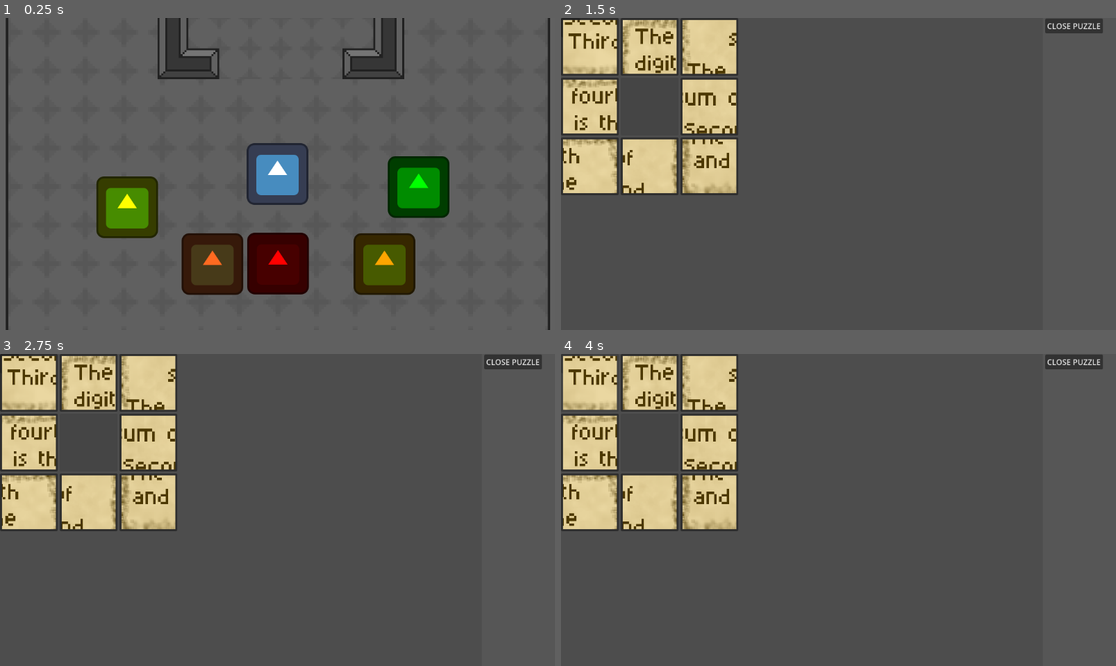
Above: before the commit, frames 1-4 (two rows, left to right).
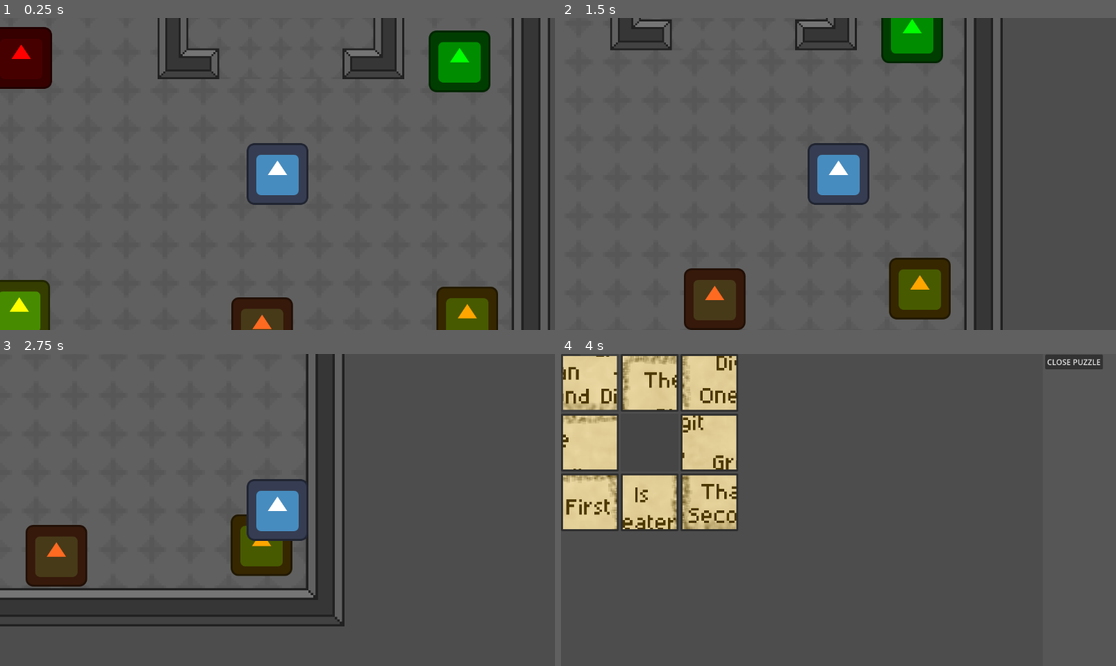
Above: after the commit, the same moments.

Repository: jphulse/591_escape_room
Game: Godot game, scene res://main/main.tscn
Same seed, same stepped clock (60 frames per second), same inputs: the game is played once before the commit and once after it. The engine's default icon, where the game draws it, is replaced by a stand-in: a white triangle on a blue panel in a dark square.
Inputs (mouse positions are in pixels of both pictures, inside the frame that each line leads up to):
- Up to frame 1 (0.25 s): no input
- Up to frame 2 (1.5 s): tap Enter at 0.5 s; move the mouse to (960, 158) at 0.52 s; hold D (move_right) 0.53-1.28 s; tap E (interact) at 0.6, 1.35 s; click (960, 158) at 0.67 s; move the mouse to (727, 189) at 1.27 s; hold S (move_down) from 1.28 s (still down)
- Up to frame 3 (2.75 s): move the mouse to (333, 441) at 2.02 s; release S (move_down) at 2.03 s; hold D (move_right) from 2.03 s (still down); tap E (interact) at 2.1 s
- Up to frame 4 (4 s): move the mouse to (810, 572) at 2.77 s; release D (move_right) at 2.78 s; hold W (move_up) 2.78-3.5 s; tap E (interact) at 2.85 s; click (810, 572) at 2.92 s; click (588, 382) at 3.52 s

The runs differ from the first frame. In frame 1, 23% of the frame differs, in the area x 0-98%, y 0-100%; in frame 2, 26%; in frame 3, 26%; in frame 4, 3.0%.

Commit message:
Fixed Charlie's Puzzle

Diff:
--- a/escape-room/interactable/test_objects/test_interactable.gd
+++ b/escape-room/interactable/test_objects/test_interactable.gd
@@ -1 +1,12 @@
 extends Interactable
+
+@export var solved_picture_scene: PackedScene
+
+var solved := false
+
+func on_puzzle_solved() -> void:
+	if solved:
+		return
+
+	solved = true
+	puzzle_scene = solved_picture_scene
--- /dev/null
+++ b/escape-room/levels/charlie_wing/puzzles/SlidingPicturePuzzle/SolvedSlidingPictureScene1.tscn
@@ -0,0 +1,38 @@
+[gd_scene format=3 uid="uid://de4xtpkiyduvg"]
+
+[ext_resource type="Script" uid="uid://d01oas8o7akvu" path="res://levels/charlie_wing/puzzles/SlidingPicturePuzzle/solved_sliding_picture_scene.gd" id="1_nks1a"]
+[ext_resource type="Texture2D" uid="uid://bnvflbygg8oe1" path="res://levels/charlie_wing/rooms/Images/FirstHint.png" id="2_7g5fo"]
+
+[node name="SolvedSlidingPictureScene" type="Node" unique_id=1143374251]
+script = ExtResource("1_nks1a")
+solved_image = ExtResource("2_7g5fo")
+metadata/_custom_type_script = "uid://dc2f6gf80707h"
+
+[node name="Control" type="Control" parent="." unique_id=389587528]
+layout_mode = 3
+anchors_preset = 15
+anchor_right = 1.0
+anchor_bottom = 1.0
+grow_horizontal = 2
+grow_vertical = 2
+
+[node name="Panel" type="Panel" parent="Control" unique_id=293254966]
+layout_mode = 1
+anchors_preset = 15
+anchor_right = 1.0
+anchor_bottom = 1.0
+grow_horizontal = 2
+grow_vertical = 2
+
+[node name="MarginContainer" type="MarginContainer" parent="Control/Panel" unique_id=236143786]
+layout_mode = 1
+anchors_preset = 15
+anchor_right = 1.0
+anchor_bottom = 1.0
+grow_horizontal = 2
+grow_vertical = 2
+
+[node name="TextureRect" type="TextureRect" parent="Control/Panel/MarginContainer" unique_id=1979279988]
+layout_mode = 2
+texture = ExtResource("2_7g5fo")
+expand_mode = 3
--- /dev/null
+++ b/escape-room/levels/charlie_wing/puzzles/SlidingPicturePuzzle/SolvedSlidingPictureScene2.tscn
@@ -0,0 +1,39 @@
+[gd_scene format=3 uid="uid://cd667tr1y6iy7"]
+
+[ext_resource type="Script" uid="uid://d01oas8o7akvu" path="res://levels/charlie_wing/puzzles/SlidingPicturePuzzle/solved_sliding_picture_scene.gd" id="1_rtowp"]
+[ext_resource type="Texture2D" uid="uid://0cdm87esxomv" path="res://levels/charlie_wing/rooms/Images/SecondHint.png" id="2_ksc5h"]
+[ext_resource type="Texture2D" uid="uid://bnvflbygg8oe1" path="res://levels/charlie_wing/rooms/Images/FirstHint.png" id="3_1vrcy"]
+
+[node name="SolvedSlidingPictureScene" type="Node" unique_id=1143374251]
+script = ExtResource("1_rtowp")
+solved_image = ExtResource("2_ksc5h")
+metadata/_custom_type_script = "uid://dc2f6gf80707h"
+
+[node name="Control" type="Control" parent="." unique_id=389587528]
+layout_mode = 3
+anchors_preset = 15
+anchor_right = 1.0
+anchor_bottom = 1.0
+grow_horizontal = 2
+grow_vertical = 2
+
+[node name="Panel" type="Panel" parent="Control" unique_id=293254966]
+layout_mode = 1
+anchors_preset = 15
+anchor_right = 1.0
+anchor_bottom = 1.0
+grow_horizontal = 2
+grow_vertical = 2
+
+[node name="MarginContainer" type="MarginContainer" parent="Control/Panel" unique_id=236143786]
+layout_mode = 1
+anchors_preset = 15
+anchor_right = 1.0
+anchor_bottom = 1.0
+grow_horizontal = 2
+grow_vertical = 2
+
+[node name="TextureRect" type="TextureRect" parent="Control/Panel/MarginContainer" unique_id=1979279988]
+layout_mode = 2
+texture = ExtResource("3_1vrcy")
+expand_mode = 3
--- /dev/null
+++ b/escape-room/levels/charlie_wing/puzzles/SlidingPicturePuzzle/SolvedSlidingPictureScene3.tscn
@@ -0,0 +1,39 @@
+[gd_scene format=3 uid="uid://wyd1pr4b4q35"]
+
+[ext_resource type="Script" uid="uid://d01oas8o7akvu" path="res://levels/charlie_wing/puzzles/SlidingPicturePuzzle/solved_sliding_picture_scene.gd" id="1_d7r78"]
+[ext_resource type="Texture2D" uid="uid://dcf7f65637ywd" path="res://levels/charlie_wing/rooms/Images/ThirdHint.png" id="2_f3pqx"]
+[ext_resource type="Texture2D" uid="uid://0cdm87esxomv" path="res://levels/charlie_wing/rooms/Images/SecondHint.png" id="3_pyq2g"]
+
+[node name="SolvedSlidingPictureScene" type="Node" unique_id=1143374251]
+script = ExtResource("1_d7r78")
+solved_image = ExtResource("2_f3pqx")
+metadata/_custom_type_script = "uid://dc2f6gf80707h"
+
+[node name="Control" type="Control" parent="." unique_id=389587528]
+layout_mode = 3
+anchors_preset = 15
+anchor_right = 1.0
+anchor_bottom = 1.0
+grow_horizontal = 2
+grow_vertical = 2
+
+[node name="Panel" type="Panel" parent="Control" unique_id=293254966]
+layout_mode = 1
+anchors_preset = 15
+anchor_right = 1.0
+anchor_bottom = 1.0
+grow_horizontal = 2
+grow_vertical = 2
+
+[node name="MarginContainer" type="MarginContainer" parent="Control/Panel" unique_id=236143786]
+layout_mode = 1
+anchors_preset = 15
+anchor_right = 1.0
+anchor_bottom = 1.0
+grow_horizontal = 2
+grow_vertical = 2
+
+[node name="TextureRect" type="TextureRect" parent="Control/Panel/MarginContainer" unique_id=1979279988]
+layout_mode = 2
+texture = ExtResource("3_pyq2g")
+expand_mode = 3
--- /dev/null
+++ b/escape-room/levels/charlie_wing/puzzles/SlidingPicturePuzzle/SolvedSlidingPictureScene4.tscn
@@ -0,0 +1,40 @@
+[gd_scene format=3 uid="uid://dho3xa5tbdjoo"]
+
+[ext_resource type="Script" uid="uid://d01oas8o7akvu" path="res://levels/charlie_wing/puzzles/SlidingPicturePuzzle/solved_sliding_picture_scene.gd" id="1_1w2il"]
+[ext_resource type="Texture2D" uid="uid://nh2lys2v5jgi" path="res://levels/charlie_wing/rooms/Images/FourthHint.png" id="2_qr5ls"]
+[ext_resource type="Texture2D" uid="uid://bnvflbygg8oe1" path="res://levels/charlie_wing/rooms/Images/FirstHint.png" id="3_sq6hi"]
+
+[node name="SolvedSlidingPictureScene" type="Node" unique_id=1143374251]
+script = ExtResource("1_1w2il")
+solved_image = ExtResource("2_qr5ls")
+metadata/_custom_type_script = "uid://dc2f6gf80707h"
+
+[node name="Control" type="Control" parent="." unique_id=389587528]
+layout_mode = 3
+anchors_preset = 15
+anchor_right = 1.0
+anchor_bottom = 1.0
+grow_horizontal = 2
+grow_vertical = 2
+
+[node name="Panel" type="Panel" parent="Control" unique_id=293254966]
+layout_mode = 1
+anchors_preset = 15
+anchor_right = 1.0
+anchor_bottom = 1.0
+grow_horizontal = 2
+grow_vertical = 2
+
+[node name="MarginContainer" type="MarginContainer" parent="Control/Panel" unique_id=236143786]
+layout_mode = 1
+anchors_preset = 15
+anchor_right = 1.0
+anchor_bottom = 1.0
+grow_horizontal = 2
+grow_vertical = 2
+
+[node name="TextureRect" type="TextureRect" parent="Control/Panel/MarginContainer" unique_id=1979279988]
+layout_mode = 2
+texture = ExtResource("3_sq6hi")
+expand_mode = 3
+stretch_mode = 5
--- /dev/null
+++ b/escape-room/levels/charlie_wing/puzzles/SlidingPicturePuzzle/solved_sliding_picture_scene.gd
@@ -0,0 +1,9 @@
+extends Puzzle
+
+@export var solved_image: Texture2D
+
+@onready var texture_rect: TextureRect = $Control/Panel/MarginContainer/TextureRect
+
+func _ready() -> void:
+	super._ready()
+	texture_rect.texture = solved_image
--- a/escape-room/main/main.tscn
+++ b/escape-room/main/main.tscn
@@ -8,35 +8,44 @@
 [ext_resource type="PackedScene" uid="uid://k0o1knc8lp0t" path="res://levels/charlie_wing/rooms/SlidingPuzzleRoom.tscn" id="5_kfbq2"]
 [ext_resource type="Script" uid="uid://be4iddkkbsp6r" path="res://interactable/test_objects/test_interactable.gd" id="6_4dugh"]
 [ext_resource type="PackedScene" uid="uid://c2owxr0q4tj1c" path="res://levels/charlie_wing/puzzles/SlidingPicturePuzzle/SlidingPicturePuzzle2.tscn" id="7_bsumw"]
+[ext_resource type="PackedScene" uid="uid://de4xtpkiyduvg" path="res://levels/charlie_wing/puzzles/SlidingPicturePuzzle/SolvedSlidingPictureScene1.tscn" id="7_na0o7"]
+[ext_resource type="PackedScene" uid="uid://cd667tr1y6iy7" path="res://levels/charlie_wing/puzzles/SlidingPicturePuzzle/SolvedSlidingPictureScene2.tscn" id="8_73k8k"]
 [ext_resource type="PackedScene" uid="uid://poj2g6o73xeu" path="res://levels/charlie_wing/puzzles/SlidingPicturePuzzle/SlidingPicturePuzzle3.tscn" id="8_fwcvl"]
 [ext_resource type="PackedScene" uid="uid://bntkspokkj7au" path="res://levels/charlie_wing/puzzles/SlidingPicturePuzzle/SlidingPicturePuzzle4.tscn" id="9_na0o7"]
+[ext_resource type="PackedScene" uid="uid://wyd1pr4b4q35" path="res://levels/charlie_wing/puzzles/SlidingPicturePuzzle/SolvedSlidingPictureScene3.tscn" id="10_5xyti"]
 [ext_resource type="PackedScene" uid="uid://dpfe7tpm8axqx" path="res://levels/charlie_wing/puzzles/SlidingPicturePuzzle/Keypad.tscn" id="10_73k8k"]
 [ext_resource type="PackedScene" uid="uid://c1su7or0lwt6m" path="res://levels/anant_wing/rooms/anant_wing.tscn" id="11_fwcvl"]
+[ext_resource type="PackedScene" uid="uid://dho3xa5tbdjoo" path="res://levels/charlie_wing/puzzles/SlidingPicturePuzzle/SolvedSlidingPictureScene4.tscn" id="12_n3o0a"]
 
 [node name="Main" type="Node2D" unique_id=1037393617]
 script = ExtResource("1_53q0u")
 
 [node name="World" type="Node2D" parent="." unique_id=564951816]
+position = Vector2(16, -3)
 
 [node name="Player" parent="World" unique_id=413969756 instance=ExtResource("2_pjrb6")]
 position = Vector2(401, 188)
 
 [node name="TestInteractable" parent="World" unique_id=848038532 instance=ExtResource("3_c651c")]
+position = Vector2(-636, -99)
 puzzle_scene = ExtResource("4_3wy1v")
 
 [node name="SlidingPuzzleRoom" parent="World" unique_id=628861520 instance=ExtResource("5_kfbq2")]
-position = Vector2(402, 374)
+position = Vector2(327, 415)
 
 [node name="TileMapLayer" parent="World/SlidingPuzzleRoom" index="0" unique_id=1783599910]
 tile_map_data = PackedByteArray("AAD5//n/AAAJAAEAAAD5//r/AAAJAAEAAAD5//v/AAAJAAEAAAD5//z/AAAJAAEAAAD5//3/AAAJAAEAAAD5// …(2688 unchanged characters)…
 
 [node name="SlidingPuzzle1" parent="World/SlidingPuzzleRoom" index="1" unique_id=848038532]
+position = Vector2(-458, -468)
 script = ExtResource("6_4dugh")
+solved_picture_scene = ExtResource("7_na0o7")
 puzzle_scene = ExtResource("4_3wy1v")
 
 [node name="SlidingPuzzle2" parent="World/SlidingPuzzleRoom" index="2" unique_id=239721538]
-position = Vector2(219, -1)
+position = Vector2(466, 69)
 script = ExtResource("6_4dugh")
+solved_picture_scene = ExtResource("8_73k8k")
 puzzle_scene = ExtResource("7_bsumw")
 
 [node name="CollisionShape2D" parent="World/SlidingPuzzleRoom/SlidingPuzzle2" index="0" unique_id=607155606]
@@ -46,8 +55,9 @@
 position = Vector2(2, 2)
 
 [node name="SlidingPuzzle3" parent="World/SlidingPuzzleRoom" index="3" unique_id=548557537]
-position = Vector2(-311, -119)
+position = Vector2(-460, 55)
 script = ExtResource("6_4dugh")
+solved_picture_scene = ExtResource("10_5xyti")
 puzzle_scene = ExtResource("8_fwcvl")
 
 [node name="CollisionShape2D" parent="World/SlidingPuzzleRoom/SlidingPuzzle3" index="0" unique_id=607155606]
@@ -57,8 +67,9 @@
 position = Vector2(-2, 2)
 
 [node name="SlidingPuzzle4" parent="World/SlidingPuzzleRoom" index="4" unique_id=1465185029]
-position = Vector2(290, -160)
+position = Vector2(450, -462)
 script = ExtResource("6_4dugh")
+solved_picture_scene = ExtResource("12_n3o0a")
 puzzle_scene = ExtResource("9_na0o7")
 
 [node name="CollisionShape2D" parent="World/SlidingPuzzleRoom/SlidingPuzzle4" index="0" unique_id=607155606]
@@ -68,8 +79,9 @@
 position = Vector2(2, 1)
 
 [node name="Keypad" parent="World/SlidingPuzzleRoom" index="5" unique_id=1416669148]
-position = Vector2(-134, -3)
+position = Vector2(44, 89)
 script = ExtResource("6_4dugh")
+solved_picture_scene = ExtResource("10_73k8k")
 puzzle_scene = ExtResource("10_73k8k")
 
 [node name="CollisionShape2D" parent="World/SlidingPuzzleRoom/Keypad" index="0" unique_id=607155606]
Not shown, added: escape-room/levels/charlie_wing/puzzles/SlidingPicturePuzzle/solved_sliding_picture_scene.gd.uid
